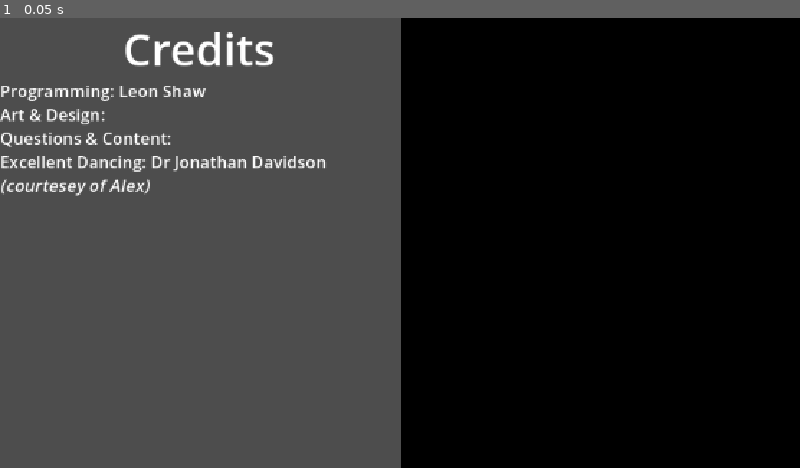
Above: before the commit, frame 1.
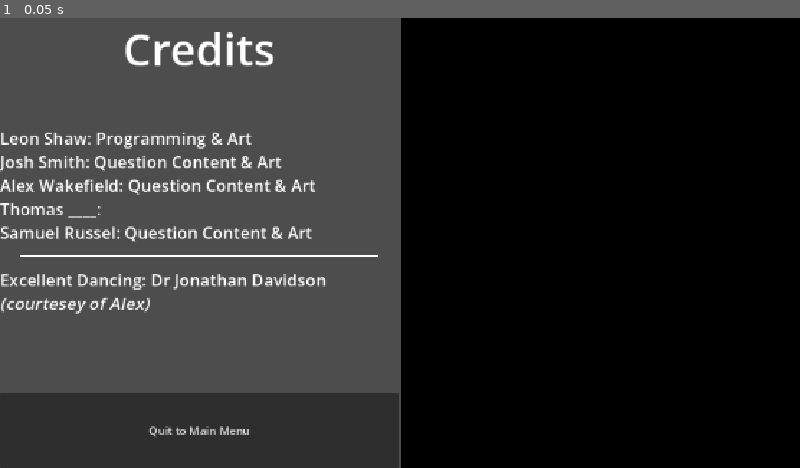
Above: after the commit, the same moment.

Repository: UnethicalBear/MAC126_Assignment
Game: Godot game, scene res://Scenes/credits.tscn
Two runs of this game, one before a commit and one after it. Both use one fixed random seed, a clock stepped at 60 frames per second and the inputs below. This scene is started directly instead of the project's main scene. Video files are missing from this copy of the repository; at most half a second of black plays in their place.
Inputs:
- Up to frame 1 (0.05 s): no input

The runs differ from the first frame. In frame 1, 12% of the frame differs, in the area x 0-50%, y 15-100%.

Commit message:
Add achivements system (mostly)

Diff:
--- /dev/null
+++ b/Scenes/achievements.tscn
@@ -0,0 +1,65 @@
+[gd_scene format=3 uid="uid://caifqydr24h2p"]
+
+[ext_resource type="Script" uid="uid://bvgvexirwksw6" path="res://Scripts/AchLoader.gd" id="1_7xtne"]
+
+[node name="Achievements" type="VBoxContainer" unique_id=142304082]
+anchors_preset = 15
+anchor_right = 1.0
+anchor_bottom = 1.0
+grow_horizontal = 2
+grow_vertical = 2
+size_flags_horizontal = 3
+size_flags_vertical = 3
+script = ExtResource("1_7xtne")
+
+[node name="Title" type="RichTextLabel" parent="." unique_id=2096385481]
+layout_mode = 2
+size_flags_vertical = 3
+bbcode_enabled = true
+text = "[font_size=64][center]Achievements
+[font_size=20]
+First to complete all of these wins a prize (note they do not save between sessions)"
+fit_content = true
+
+[node name="A0" type="RichTextLabel" parent="." unique_id=1957902360]
+layout_mode = 2
+size_flags_horizontal = 3
+size_flags_vertical = 6
+bbcode_enabled = true
+text = "Crash into each building at least once: "
+fit_content = true
+
+[node name="A1" type="RichTextLabel" parent="." unique_id=165179341]
+layout_mode = 2
+size_flags_horizontal = 3
+size_flags_vertical = 6
+bbcode_enabled = true
+text = "Score 10 points in a single attempt [REWARD AVAILABLE]: "
+fit_content = true
+
+[node name="A2" type="RichTextLabel" parent="." unique_id=1275659944]
+layout_mode = 2
+size_flags_horizontal = 3
+size_flags_vertical = 6
+bbcode_enabled = true
+text = "Flap 250 times: "
+fit_content = true
+
+[node name="A3" type="RichTextLabel" parent="." unique_id=1162710317]
+layout_mode = 2
+size_flags_horizontal = 3
+size_flags_vertical = 6
+bbcode_enabled = true
+text = "Answer 20 questions correctly: "
+fit_content = true
+
+[node name="Label" type="Label" parent="." unique_id=1171443430]
+visible = false
+layout_mode = 2
+size_flags_vertical = 6
+horizontal_alignment = 1
+
+[node name="Button" type="Button" parent="." unique_id=766284012]
+layout_mode = 2
+size_flags_vertical = 3
+text = "Return to Main Menu"
--- a/Scenes/credits.tscn
+++ b/Scenes/credits.tscn
@@ -1,28 +1,62 @@
-[gd_scene load_steps=2 format=3 uid="uid://bu61rrtw1jgsw"]
+[gd_scene format=3 uid="uid://bu61rrtw1jgsw"]
 
+[ext_resource type="Script" uid="uid://c1dr6oltfcbma" path="res://Scripts/Credits.gd" id="1_gryuy"]
 [ext_resource type="VideoStream" uid="uid://cfn6ltsqis2mj" path="res://Assets/vid.ogv" id="1_nm7lk"]
 
-[node name="Root" type="HBoxContainer"]
+[node name="Credits" type="HBoxContainer" unique_id=294469952]
 anchors_preset = 15
 anchor_right = 1.0
 anchor_bottom = 1.0
 grow_horizontal = 2
 grow_vertical = 2
+script = ExtResource("1_gryuy")
 
-[node name="Credits" type="RichTextLabel" parent="."]
+[node name="VBoxContainer" type="VBoxContainer" parent="." unique_id=1938806691]
 layout_mode = 2
 size_flags_horizontal = 3
+
+[node name="Credits" type="RichTextLabel" parent="VBoxContainer" unique_id=31776617]
+layout_mode = 2
+size_flags_horizontal = 3
+size_flags_vertical = 3
 bbcode_enabled = true
 text = "[font_size=64][center]Credits
-[font_size=24][left]Programming: Leon Shaw
-Art & Design:
-Questions & Content:
+[hr]
+[font_size=24][left]
+Leon Shaw: Programming & Art
+Josh Smith: Question Content & Art
+Alex Wakefield: Question Content & Art
+Thomas ____:
+Samuel Russel: Question Content & Art
+"
+
+[node name="Credits2" type="RichTextLabel" parent="VBoxContainer" unique_id=3658693]
+visible = false
+layout_mode = 2
+size_flags_horizontal = 3
+size_flags_vertical = 3
+bbcode_enabled = true
+text = "[font_size=64][center]Credits
+[font_size=24][left]
+
+Leon Shaw: Programming & Art
+Josh Smith: Question Content & Art
+Alex Wakefield: Question Content & Art
+Thomas ____:
+Samuel Russel: Question Content & Art
+[hr]
 Excellent Dancing: Dr Jonathan Davidson
 [i](courtesey of Alex)[/i]
-
 "
 
-[node name="Video" type="VideoStreamPlayer" parent="."]
+[node name="QuitBtn" type="Button" parent="VBoxContainer" unique_id=717740833]
+layout_mode = 2
+size_flags_vertical = 3
+size_flags_stretch_ratio = 0.2
+text = "Quit to Main Menu"
+
+[node name="Video" type="VideoStreamPlayer" parent="." unique_id=1573732414]
+visible = false
 layout_mode = 2
 size_flags_horizontal = 3
 audio_track = 1
@@ -31,3 +65,13 @@
 autoplay = true
 expand = true
 loop = true
+
+[node name="LockedMsg" type="RichTextLabel" parent="." unique_id=1359681058]
+layout_mode = 2
+size_flags_horizontal = 3
+theme_override_colors/default_color = Color(1, 1, 1, 1)
+bbcode_enabled = true
+text = "[font_size=48][center]Content locked!
+
+Keep playing to see what's waiting behind this text..."
+vertical_alignment = 1
--- /dev/null
+++ b/Scripts/AchLoader.gd
@@ -0,0 +1,36 @@
+extends VBoxContainer
+
+func UpdateAch(aID: int) -> void:
+	var progress: float = Achievements.AchievementProgess[aID]
+
+	var textObj: RichTextLabel = find_child("A"+str(aID))
+
+	if progress > 99.5:
+		print("adding")
+		textObj.text += "[rainbow freq=1.0 sat=0.8 val=0.8 speed=1.0]COMPLETE!"
+
+		if aID == 1:
+			textObj.text += " (reward unlocked...see the credits menu!)"
+
+		textObj.text += "[/rainbow]"
+
+		return
+
+	var text2add: String = str(Achievements.AchievementProgess[aID]) + "%"
+	find_child("A"+str(aID)).text += text2add
+
+func _ready() -> void:
+	$Button.pressed.connect(get_tree().change_scene_to_file.bind("res://Scenes/main_menu.tscn"))
+
+	UpdateAch(0)
+	UpdateAch(1)
+	UpdateAch(2)
+	UpdateAch(3)
+
+	if Globals.R:
+		$Label.text = "Congrats on unlocking all achievements! Send this to Leon to claim your prize: " + str(hash(OS.get_name())) + "_" + str(Time.get_unix_time_from_system()-Globals.T).replace(".","_")
+		$Label.show()
+		$A0.hide()
+		$A1.hide()
+		$A2.hide()
+		$A3.hide()
--- /dev/null
+++ b/Scripts/Achievements.gd
@@ -0,0 +1,64 @@
+extends Node
+
+var AchievementProgess: Array[float] = [
+	75,	# into each building
+	100,  # score of 10 (Jonny Unlock)
+	100,  # Flap 250 times
+	100   # 20 questions correct
+]
+
+var AchievementPrompt: bool = false
+
+var BuildingCrashedInto: Array[String] = ["Gate_2A","Gate_2B","Gate_3A","Gate_3B","Gate_4A","Gate_4B"]
+
+func CrashedInto(BuildingName: String) -> void:
+	if BuildingName not in BuildingCrashedInto:
+		BuildingCrashedInto.append(BuildingName)
+		AchievementProgess[0] += 12.5
+
+		if AchievementProgess[0] >= 0.95: # new one unlcoked!
+			AchievementPrompt = true
+	CheckForAll()
+
+func FlapCounterUp() -> void:
+	if AchievementProgess[2] < 1:
+		AchievementProgess[2] += 0.4
+
+		if AchievementProgess[2] >= 0.95: # new one unlcoked!
+			AchievementPrompt = true
+
+	AchievementProgess[2] = clampf(AchievementProgess[2] + 0.4, 0, 1)
+
+	CheckForAll()
+
+func PostScore(score: int) -> void:
+	if AchievementProgess[1] >= 99:
+		return
+
+	if score >= 10:
+		AchievementProgess[1] = 100
+
+		if AchievementProgess[1] >= 0.95: # new one unlcoked!
+			AchievementPrompt = true
+	else:
+		AchievementProgess[1] = 10 * score
+	CheckForAll()
+
+func CorrectQuestion() -> void:
+	if AchievementProgess[3] < 1:
+		AchievementProgess[3] += 5
+
+		if AchievementProgess[3] > 1:
+			AchievementProgess[3] = 1
+
+		if AchievementProgess[3] >= 99.5:
+			AchievementPrompt = true
+
+	CheckForAll()
+
+func _check(item:float) -> bool:
+	return item >= 99.5
+
+func CheckForAll() -> void:
+	if AchievementProgess.all(_check):
+		Globals.R=true
--- /dev/null
+++ b/Scripts/Credits.gd
@@ -0,0 +1,13 @@
+extends HBoxContainer
+
+func _ready() -> void:
+	if Achievements.AchievementProgess[1]:
+		$VBoxContainer/Credits.hide()
+		$VBoxContainer/Credits2.show()
+
+		$Video.show()
+		$LockedMsg.hide()
+
+	$VBoxContainer/QuitBtn.pressed.connect(
+		get_tree().change_scene_to_file.bind("res://Scenes/main_menu.tscn")
+	)
--- a/Scripts/Globals.gd
+++ b/Scripts/Globals.gd
@@ -7,3 +7,16 @@
 
 var MusicMuted: bool = false
 var SFXMuted: bool = false
+
+var T: float=0
+var R: bool = false
+
+func ShakeUI(obj: Control) -> void:
+	var tween: Tween = create_tween()
+
+	tween.tween_property(obj, "scale", Vector2(1.2, 1.2), 0.1)
+	tween.tween_property(obj, "scale", Vector2(1.0, 1.0), 0.1)
+
+
+func _ready() -> void:
+	T=Time.get_unix_time_from_system()
--- a/Scripts/ScoreHandler.gd
+++ b/Scripts/ScoreHandler.gd
@@ -4,6 +4,7 @@
 
 func incrementScore() -> void:
 	score+=1
+	Achievements.PostScore(score)
 	UpdateScore()
 
 func UpdateScore() -> void:
Not shown, added: Scripts/AchLoader.gd.uid
Not shown, added: Scripts/Achievements.gd.uid
Not shown, added: Scripts/Credits.gd.uid
